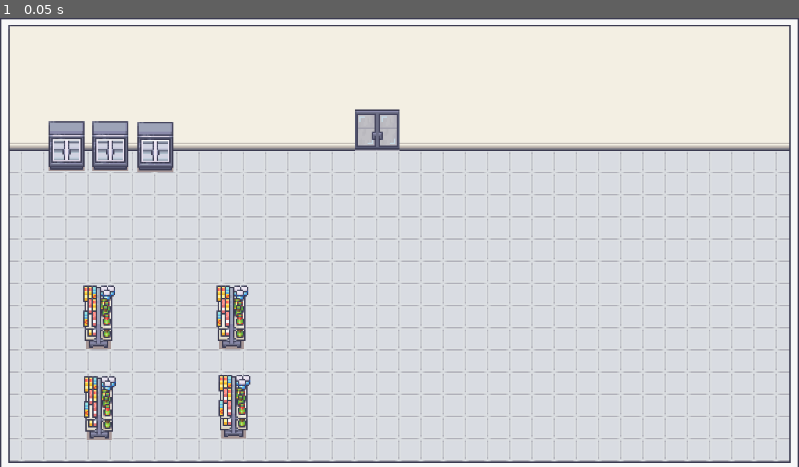
Above: before the commit, frame 1.
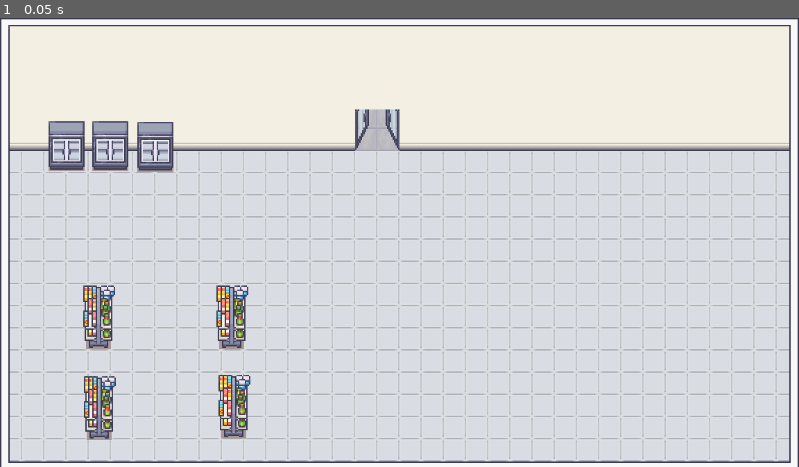
Above: after the commit, the same moment.

Repository: emilykrohn/Checkout
Game: Godot game, scene res://Scenes/main.tscn
The game is run twice, just before and just after one commit, with the same random seed, the same clock (stepped at 60 frames per second) and the same inputs.
Inputs:
- Up to frame 1 (0.05 s): no input

The runs differ from the first frame. In frame 1, 0.3% of the frame differs, in the area x 44-50%, y 20-30%.

Commit message:
Divide open and close animation on door

Diff:
--- a/Scenes/doors.tscn
+++ b/Scenes/doors.tscn
@@ -1,6 +1,22 @@
-[gd_scene load_steps=12 format=3 uid="uid://ceicocortr3nw"]
+[gd_scene load_steps=13 format=3 uid="uid://ceicocortr3nw"]
 
 [ext_resource type="Texture2D" uid="uid://bm8ak2tf5wcrt" path="res://Art/Doors/animated_door_glass_double_32x32.png" id="1_jhn2t"]
+
+[sub_resource type="AtlasTexture" id="AtlasTexture_1gs1d"]
+atlas = ExtResource("1_jhn2t")
+region = Rect2(320, 0, 64, 96)
+
+[sub_resource type="AtlasTexture" id="AtlasTexture_k7akk"]
+atlas = ExtResource("1_jhn2t")
+region = Rect2(384, 0, 64, 96)
+
+[sub_resource type="AtlasTexture" id="AtlasTexture_tqc11"]
+atlas = ExtResource("1_jhn2t")
+region = Rect2(448, 0, 64, 96)
+
+[sub_resource type="AtlasTexture" id="AtlasTexture_floe5"]
+atlas = ExtResource("1_jhn2t")
+region = Rect2(0, 0, 64, 96)
 
 [sub_resource type="AtlasTexture" id="AtlasTexture_8pxrg"]
 atlas = ExtResource("1_jhn2t")
@@ -26,20 +42,25 @@
 atlas = ExtResource("1_jhn2t")
 region = Rect2(256, 0, 64, 96)
 
-[sub_resource type="AtlasTexture" id="AtlasTexture_8iibw"]
-atlas = ExtResource("1_jhn2t")
-region = Rect2(320, 0, 64, 96)
-
-[sub_resource type="AtlasTexture" id="AtlasTexture_0cn0n"]
-atlas = ExtResource("1_jhn2t")
-region = Rect2(384, 0, 64, 96)
-
-[sub_resource type="AtlasTexture" id="AtlasTexture_nisdi"]
-atlas = ExtResource("1_jhn2t")
-region = Rect2(448, 0, 64, 96)
-
 [sub_resource type="SpriteFrames" id="SpriteFrames_ak5lx"]
 animations = [{
+"frames": [{
+"duration": 1.0,
+"texture": SubResource("AtlasTexture_1gs1d")
+}, {
+"duration": 1.0,
+"texture": SubResource("AtlasTexture_k7akk")
+}, {
+"duration": 1.0,
+"texture": SubResource("AtlasTexture_tqc11")
+}, {
+"duration": 1.0,
+"texture": SubResource("AtlasTexture_floe5")
+}],
+"loop": true,
+"name": &"close",
+"speed": 5.0
+}, {
 "frames": [{
 "duration": 1.0,
 "texture": SubResource("AtlasTexture_8pxrg")
@@ -63,15 +84,6 @@
 }, {
 "duration": 1.0,
 "texture": SubResource("AtlasTexture_dsji0")
-}, {
-"duration": 1.0,
-"texture": SubResource("AtlasTexture_8iibw")
-}, {
-"duration": 1.0,
-"texture": SubResource("AtlasTexture_0cn0n")
-}, {
-"duration": 1.0,
-"texture": SubResource("AtlasTexture_nisdi")
 }],
 "loop": true,
 "name": &"open",
@@ -80,5 +92,4 @@
 
 [node name="Doors" type="AnimatedSprite2D"]
 sprite_frames = SubResource("SpriteFrames_ak5lx")
-animation = &"open"
-frame_progress = 0.929666
+animation = &"close"
